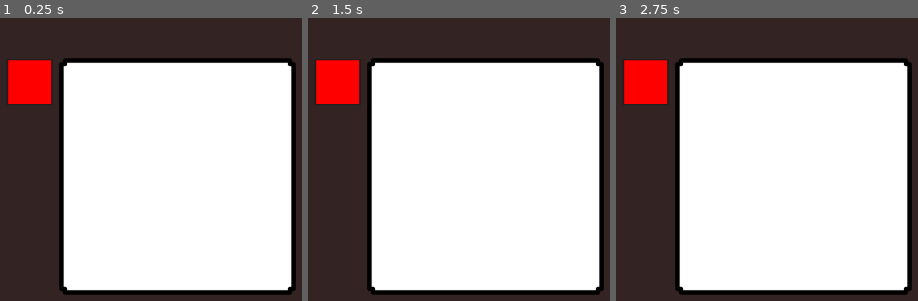
Above: before the commit, frames 1-3 (left to right).
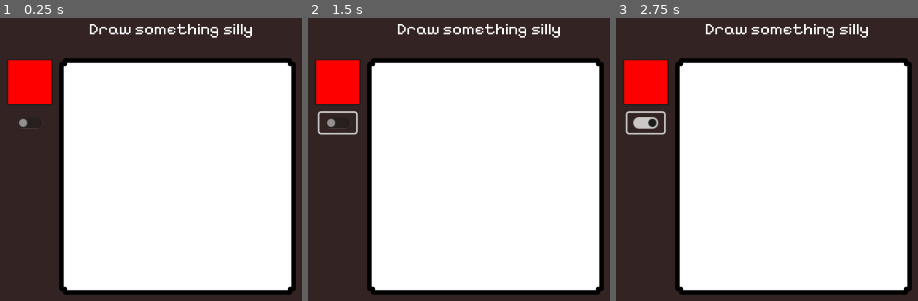
Above: after the commit, the same moments.

Repository: sticks-stuff/ggj
Game: Godot game, scene res://scenes/player_draw_pane.tscn
The game is run twice, just before and just after one commit, with the same random seed, the same clock (stepped at 60 frames per second) and the same inputs. This scene is started directly instead of the project's main scene.
Inputs (mouse positions are in pixels of both pictures, inside the frame that each line leads up to):
- Up to frame 1 (0.25 s): no input
- Up to frame 2 (1.5 s): click (338, 122) at 0.52 s; tap Enter at 1.25 s; hold D (right) from 1.28 s (still down); hold Space (fire) from 1.28 s (still down)
- Up to frame 3 (2.75 s): release D (right) at 2.03 s; release Space (fire) at 2.03 s; hold S (down) from 2.03 s (still down); tap Space (fire) at 2.1 s

The runs differ from the first frame. In frame 1, 1.0% of the frame differs, in the area x 6-84%, y 2-39%; in frame 2, 1.3%; in frame 3, 1.5%, in the area x 2-84%, y 2-42%.

Commit message:
Add font

Diff:
--- a/scenes/player_draw_pane.tscn
+++ b/scenes/player_draw_pane.tscn
@@ -1,8 +1,9 @@
-[gd_scene load_steps=4 format=3 uid="uid://bxd7ae7230am8"]
+[gd_scene load_steps=5 format=3 uid="uid://bxd7ae7230am8"]
 
 [ext_resource type="Script" path="res://scripts/player_draw_pane.gd" id="1_x03nr"]
 [ext_resource type="Script" path="res://scripts/canvas.gd" id="2_ktsmk"]
 [ext_resource type="Texture2D" uid="uid://4wa8rna2si7t" path="res://sprites/ui_border_black.png" id="3_4r22p"]
+[ext_resource type="FontFile" uid="uid://dquaatdvcdp6o" path="res://fonts/PixelifySans-VariableFont_wght.ttf" id="4_wyn2s"]
 
 [node name="PlayerDrawPane" type="Control"]
 layout_mode = 3
@@ -32,6 +33,11 @@
 offset_bottom = -50.0
 grow_horizontal = 2
 grow_vertical = 2
+
+[node name="TextureRect" type="TextureRect" parent="."]
+layout_mode = 0
+offset_right = 40.0
+offset_bottom = 40.0
 
 [node name="Canvas" type="ColorRect" parent="."]
 layout_mode = 1
@@ -84,3 +90,38 @@
 patch_margin_top = 20
 patch_margin_right = 20
 patch_margin_bottom = 20
+
+[node name="CheckButton" type="CheckButton" parent="."]
+layout_mode = 1
+anchors_preset = 8
+anchor_left = 0.5
+anchor_top = 0.5
+anchor_right = 0.5
+anchor_bottom = 0.5
+offset_left = -399.0
+offset_top = -153.0
+offset_right = -355.0
+offset_bottom = -129.0
+grow_horizontal = 2
+grow_vertical = 2
+scale = Vector2(2, 2)
+icon_alignment = 1
+expand_icon = true
+
+[node name="RichTextLabel" type="RichTextLabel" parent="."]
+layout_mode = 1
+anchors_preset = 8
+anchor_left = 0.5
+anchor_top = 0.5
+anchor_right = 0.5
+anchor_bottom = 0.5
+offset_left = -213.0
+offset_top = -379.0
+offset_right = 212.01
+offset_bottom = -279.0
+grow_horizontal = 2
+grow_vertical = 2
+pivot_offset = Vector2(0.5, 0.5)
+theme_override_fonts/normal_font = ExtResource("4_wyn2s")
+theme_override_font_sizes/normal_font_size = 40
+text = "Draw something silly"
Binary file added: fonts/PixelifySans-VariableFont_wght.ttf
Not shown, added: fonts/PixelifySans-VariableFont_wght.ttf.import
